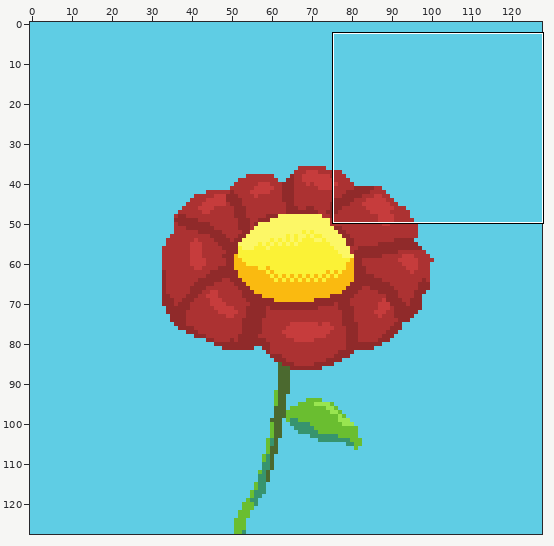
Pixel-art file -- Nature/FlowerWacom.aseprite. Above, an overview of the earlier version with the close-up marked.
Close-up. First the earlier version:
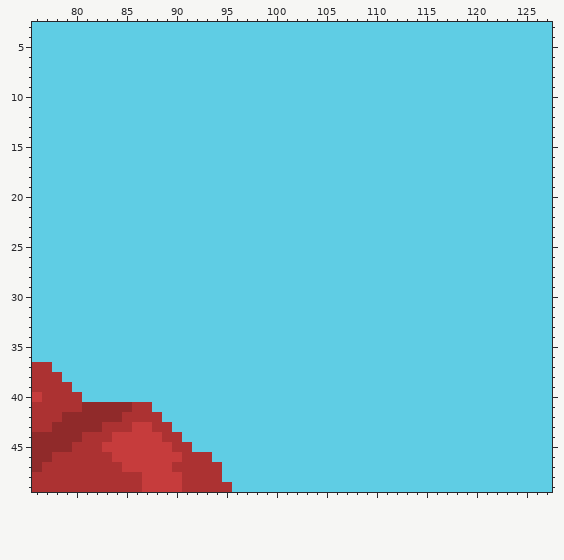
128x128 pixels, 1 frame. Shown: x 76..127, y 3..49. The commit also changed other parts of the picture, which this record leaves out.
The result:
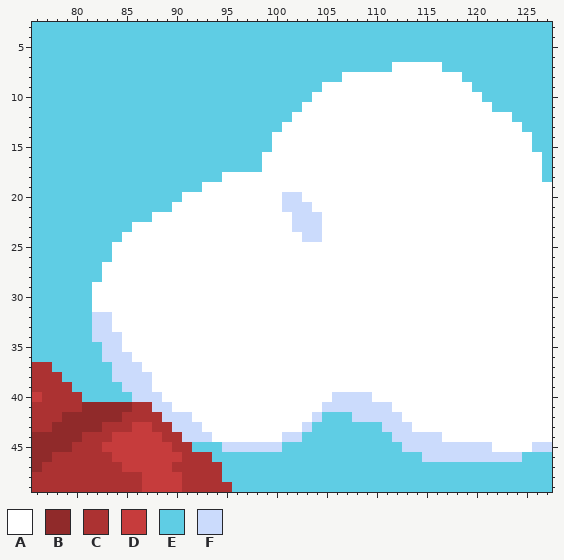
Palette (. is transparent): A #ffffff  B #902a2a  C #ac3232  D #c63c3c  E #5fcde4  F #cbdbfc
The commit says: Clouds behind the flower
The exact change:
layer "Clouds" now shown
Layer "Clouds":
Colour E gives way to colour A in row 7 at x 112 to 116; in row 8 at x 107 to 118; in row 9 at x 105 to 119; in row 10 at x 104 to 120; in row 11 at x 103 to 121; in row 12 at x 102 to 123.
Colour E gives way to colour A in row 13 at x 101 to 124; in rows 14 to 15 at x 100 to 125; in rows 16 to 17 at x 99 to 126; in row 18 at x 95 to 126; in row 19 at x 93 to 127; in row 20 at x 91 to 100 and 103 to 127.
Colour E gives way to colour A in row 21 at x 90 to 100 and 104 to 127; in row 22 at x 88 to 101 and 105 to 127; in row 23 at x 86 to 101 and 105 to 127; in row 24 at x 85 to 102 and 105 to 127; in rows 25 to 26 at x 84 to 127; in rows 27 to 28 at x 83 to 127.
Colour E gives way to colour A in rows 29 to 31 at x 82 to 127; in rows 32 to 33 at x 84 to 127; in rows 34 to 35 at x 85 to 127; in row 36 at x 86 to 127; in row 37 at x 87 to 127; in rows 38 to 39 at x 88 to 127.
Colour E gives way to colour A in row 40 at x 89 to 105 and 110 to 127; in row 41 at x 90 to 104 and 112 to 127; in row 42 at x 92 to 103 and 113 to 127; in row 43 at x 93 to 102 and 114 to 127; in row 44 at x 94 to 100 and 117 to 127; in row 45 at x 122 to 125.
Colour E gives way to colour F in row 20 at x 101 to 102; in row 21 at x 101 to 103; in rows 22 to 23 at x 102 to 104; in row 24 at x 103 to 104; in rows 32 to 33 at x 82 to 83; in row 34 at x 82 to 84.
Colour E gives way to colour F in row 35 at x 83 to 84; in row 36 at x 83 to 85; in row 37 at x 84 to 86; in row 38 at x 84 to 87; in row 39 at x 85 to 87; in row 40 at x 86 to 88 and 106 to 109.
Colour E gives way to colour F in row 41 at x 88 to 89 and 105 to 111; in row 42 at x 89 to 91, 104 and 108 to 112; in row 43 at x 90 to 92, 103 and 111 to 113; in row 44 at x 91 to 93, 101 to 102 and 112 to 116; in row 45 at x 95 to 100, 113 to 121 and 126 to 127; in row 46 at x 115 to 124.
